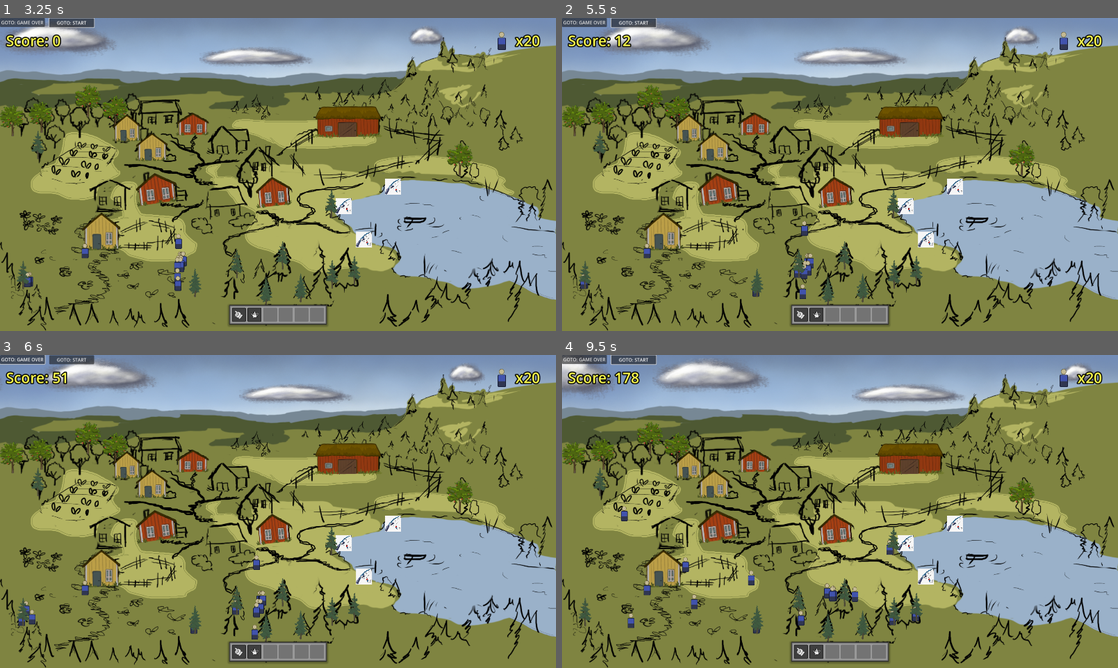
Above: before the commit, frames 1-4 (two rows, left to right).
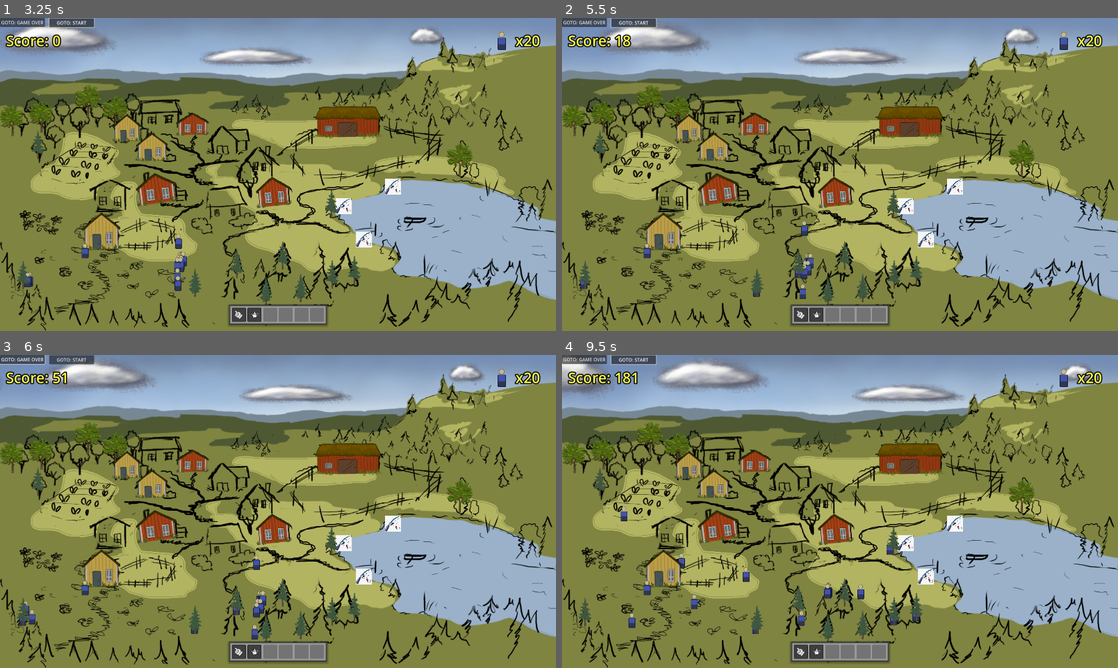
Above: after the commit, the same moments.

Repository: arget4me/cosyville
Game: Godot game, scene res://Scenes/main_scene.tscn
Same seed, same stepped clock (60 frames per second), same inputs: the game is played once before the commit and once after it.
Inputs (mouse positions are in pixels of both pictures, inside the frame that each line leads up to):
- Up to frame 1 (3.25 s): click "GOTO: PLAYING" at 0.5 s; click "GOTO: START" at 1.25 s; click "GOTO: START" at 2 s; move the mouse to (194, 284) at 2.77 s; press the mouse at (194, 284) at 2.78 s; hold Right (ui_right) from 2.78 s (still down)
- Up to frame 2 (5.5 s): move the mouse to (828, 293) at 3.52 s; release Right (ui_right) at 3.53 s; release the mouse at (828, 293) at 3.53 s; hold Down (ui_down) 3.53-4.28 s; click (828, 293) at 3.6 s; move the mouse to (845, 255) at 4.27 s; press the mouse at (845, 255) at 4.28 s; hold Right (ui_right) 4.28-5.03 s; move the mouse to (862, 287) at 5.02 s; release the mouse at (862, 287) at 5.03 s; hold Up (ui_up) from 5.03 s (still down); click (862, 287) at 5.1 s
- Up to frame 3 (6 s): move the mouse to (239, 602) at 5.77 s; release Up (ui_up) at 5.78 s; press the mouse at (239, 602) at 5.78 s; hold Left (ui_left) from 5.78 s (still down)
- Up to frame 4 (9.5 s): move the mouse to (895, 611) at 6.52 s; release the mouse at (895, 611) at 6.53 s; click (895, 611) at 6.6 s; move the mouse to (895, 530) at 7.27 s; release Left (ui_left) at 7.28 s; press the mouse at (895, 530) at 7.28 s; hold Down (ui_down) 7.28-8.03 s; move the mouse to (917, 561) at 8.02 s; release the mouse at (917, 561) at 8.03 s; hold Right (ui_right) 8.03-8.78 s; click (917, 561) at 8.1 s; move the mouse to (945, 508) at 8.77 s; press the mouse at (945, 508) at 8.78 s; hold Up (ui_up) from 8.78 s (still down)

Frame 1 is identical in both runs. In frame 2, less than 0.1% of the frame differs, in the area x 4-43%, y 5-90%; in frame 3, less than 0.1%; in frame 4, 0.5%, in the area x 10-65%, y 5-90%.

Commit message:
fixed villager spasm at target position

Diff:
--- a/Scripts/VillagerMovement.gd
+++ b/Scripts/VillagerMovement.gd
@@ -33,6 +33,9 @@
 		velocity = direction * speed
 		is_on_dest = false
 
+	if(is_on_dest):
+		goto_pos = Vector2(-1,-1)
+
 func set_destination(position: Vector2):
 	goto_pos = position
 
